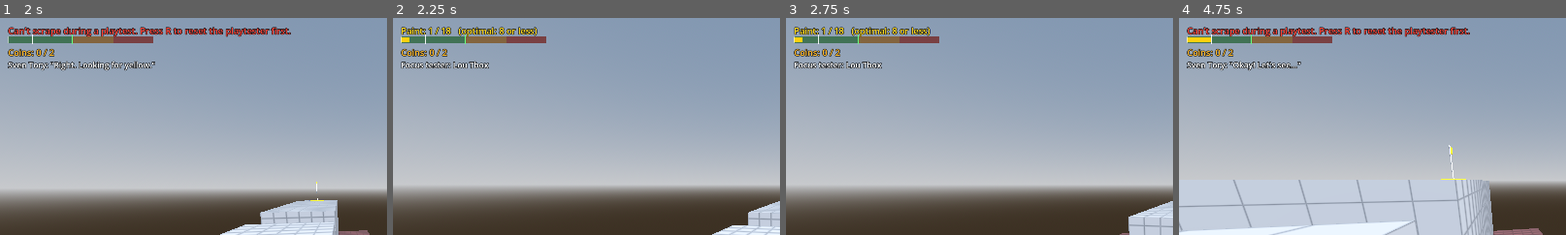
Above: before the commit, frames 1-4 (left to right).
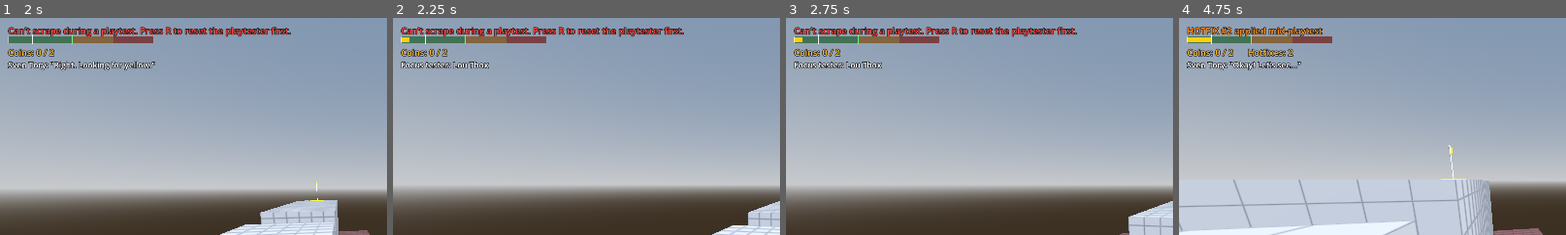
Above: after the commit, the same moments.

Repository: RSghr/yellow-paint
Game: Godot game, scene res://level_select.tscn
Same seed, same stepped clock (60 frames per second), same inputs: the game is played once before the commit and once after it.
Inputs (mouse positions are % of the whole screen's width and height, from its top left):
- Up to frame 1 (2 s): click "1. Onboarding not finished" at 0.5 s; tap Enter (start_test) at 1.25 s; move the mouse to (55, 50) at 1.27 s; hold W (move_forward) from 1.28 s (still down); hold Backspace (clear_paint) from 1.28 s (still down); tap Space (jump) at 1.52, 1.82 s; click (55, 50) at 1.55 s
- Up to frame 2 (2.25 s): keep holding W (move_forward); tap R (reset_runner) at 2 s; move the mouse to (45, 50) at 2.02 s; release Backspace (clear_paint) at 2.03 s; click (45, 50) at 2.1 s
- Up to frame 3 (2.75 s): keep holding W (move_forward); tap Space (jump) at 2.27, 2.57 s; right-click (45, 50) at 2.3 s
- Up to frame 4 (4.75 s): keep holding W (move_forward); tap R (reset_runner) at 2.75 s; move the mouse to (52, 48) at 2.77 s; hold Right mouse button (scrape) 2.78-3.53 s; click (52, 48) at 2.92 s; tap Enter (start_test) at 3.05, 3.6 s; move the mouse to (49, 52) at 3.52 s; click (49, 52) at 3.67 s; tap Space (jump) at 3.77, 3.8, 4.07 s; move the mouse to (57, 51) at 4.27 s; hold Space (jump) from 4.28 s (still down); click (57, 51) at 4.42 s; tap Backspace (clear_paint) at 4.55 s
The pictures show only the part of the screen within x 0-50%, y 0-50%; the shares and areas given below are measured in that part.

Frame 1 is identical in both runs. In frame 2, 2.0% of the frame differs, in the area x 2-76%, y 4-9%; in frame 3, 2.0%; in frame 4, 2.4%, in the area x 2-76%, y 4-18%.

Commit message:
Hotfixes: painting during a playtest is allowed but counted; coin-detour fix
Hotfixes
- Splats painted during a playtest are flagged as hotfixes. They cost 1 paint like any
  splat, flash "HOTFIX #n applied mid-playtest" on the HUD and show next to the coins.
- Score penalty: 0 hotfixes -> 0, 1-3 -> -1 star, 4+ -> -2 stars. Results list them.
- The tester reacts when it notices one ("Hey! The level just changed!") and there's a
  hotfix quote pool for the results when hotfixes cost the most stars.
- The count resets with R (painting between runs is normal planning).

Coin-detour fix
- After a detour (a coin, a button, a breakable), if it has nothing new to try, it walks
  back once to the furthest paint it reached and looks again from there ("Now, where was I?").
  Ordinary wandering doesn't trigger this (an earlier version did and kept walking back).

Tested headless: scoring table; full hotfix flow; detour case with vision limited so the next
step is only visible from the used ledge: new code finishes 3/4 via "back to where I left
off" (one lost-then-gambled run); all five levels' standard routes still pass.

Co-Authored-By: Claude Opus 5.5 <noreply@anthropic.com>
Claude-Session: https://claude.ai/code/session_01W5jG8cMnz72ugdxaP4H6QQ

Diff:
--- a/focus_group.gd
+++ b/focus_group.gd
@@ -66,12 +66,33 @@
 }
 
 
+## Said at the end when hotfixes (painting during the playtest) cost the most stars.
+## Key 1 = 1-3 hotfixes, 2 = 4 or more.
+const HOTFIX_QUOTES := {
+	1: [
+		"The level changed while I was playing it. Is that a feature?",
+		"Day-one patch? More like mid-run patch.",
+		"I'm pretty sure that yellow wasn't there a second ago.",
+		"Fun level. Slightly haunted. Paint kept appearing.",
+	],
+	2: [
+		"The floor kept rewriting itself. I've played early access games more stable than this.",
+		"Was someone painting behind me the whole time?",
+		"I didn't play the level. The level played me.",
+		"Every time I got stuck, yellow appeared. I don't feel like I earned anything.",
+	],
+}
+
+
 static func random_tester() -> String:
 	return TESTERS.pick_random()
 
 
 ## Pick a quote for a result from game.gd's score() (stars, paint_penalty, coin_penalty).
 static func quote_for(result: Dictionary) -> String:
+	var hotfix_penalty: int = result.get("hotfix_penalty", 0)
+	if hotfix_penalty > 0 and hotfix_penalty >= result.paint_penalty and hotfix_penalty >= result.coin_penalty:
+		return HOTFIX_QUOTES[hotfix_penalty].pick_random()
 	var lines = QUOTES[result.stars]
 	if lines is Dictionary:
 		lines = lines.paint if result.paint_penalty >= result.coin_penalty else lines.coins
--- a/game.gd
+++ b/game.gd
@@ -2,9 +2,10 @@
 ## The Game scene: loads the current Level (see Progress), then adds the playtester,
 ## the operator, paint, HUD and scoring around it.
 ##
-## Scoring: start at 5 stars, subtract a paint penalty and a coin penalty (minimum 1 star).
+## Scoring: start at 5 stars, subtract paint, coin and hotfix penalties (minimum 1 star).
 ##   Paint (optimal = level minimum + optimal_margin):  <= optimal: 0 | 1-5 over: -1 | 6-10 over: -2 | more: -3
 ##   Coins:  all: 0 | more than half: -1 | half or fewer: -2 | none: -3
+##   Hotfixes (splats painted DURING the playtest):  0: 0 | 1-3: -1 | 4+: -2
 ## The can holds optimal + limit_margin splats. Scraping refunds paint.
 
 const RUNNER_SCENE := preload("res://runner.tscn")
@@ -22,6 +23,7 @@
 var coins_collected := 0
 var _finished := false
 var _playtest_running := false  ## From Enter until R: scraping is locked so paint can't be recycled mid-run.
+var hotfixes := 0  ## Splats painted during this playtest run.
 var _out_of_paint_timer := 0.0
 var spectator: Camera3D
 var spectating := false
@@ -45,6 +47,7 @@
 	paint.paint_changed.connect(_update_paint_label)
 	paint.paint_denied.connect(_on_out_of_paint)
 	paint.scrape_denied.connect(_on_scrape_denied)
+	paint.splat_added.connect(_on_splat_added)
 	for coin in get_tree().get_nodes_in_group("coin"):
 		coin.collected.connect(_on_coin_collected)
 	_update_paint_label()
@@ -117,6 +120,7 @@
 		message_label.text = ""
 		_playtest_running = true
 		paint.scrape_locked = true
+		paint.hotfix_mode = true
 		runner.start()
 	elif event.is_action_pressed("reset_runner"):
 		_retry()
@@ -136,6 +140,8 @@
 	_finished = false
 	_playtest_running = false
 	paint.scrape_locked = false
+	paint.hotfix_mode = false
+	hotfixes = 0
 	message_label.text = ""
 	get_tree().call_group("resettable", "reset_state")  # Coins, doors, buttons, breakables.
 	coins_collected = 0
@@ -146,6 +152,8 @@
 
 func _update_paint_label() -> void:
 	paint_gauge.used = paint.splats_used
+	if _out_of_paint_timer > 0.0:
+		return  # A timed message (out of paint, hotfix...) is showing; _process restores the label after.
 	paint_label.remove_theme_color_override("font_color")
 	paint_label.add_theme_color_override("font_color", Color(1, 0.85, 0.1))
 	paint_label.text = "Paint: %d / %d   (optimal: %d or less)" % [paint.splats_used, paint_limit(), optimal_paint()]
@@ -181,10 +189,24 @@
 
 func _update_coin_label() -> void:
 	coin_label.text = "Coins: %d / %d" % [coins_collected, _coin_total()]
-
-
-## Returns {stars, paint_penalty, coin_penalty}.
-static func score(paint_used: int, optimal: int, coins: int, coin_total: int) -> Dictionary:
+	if hotfixes > 0:
+		coin_label.text += "      Hotfixes: %d" % hotfixes
+
+
+## Painting during a playtest is allowed, but it's a "hotfix": counted and called out.
+func _on_splat_added(mark: PaintMark) -> void:
+	if not mark.hotfix:
+		return
+	hotfixes += 1
+	_update_coin_label()
+	_out_of_paint_timer = 1.5  # Reuses the timed paint-label message.
+	paint_label.add_theme_color_override("font_color", Color(1, 0.55, 0.1))
+	paint_label.text = "HOTFIX #%d applied mid-playtest%s" % [hotfixes,
+		"" if hotfixes < 4 else "  (the focus group is starting to notice)"]
+
+
+## Returns {stars, paint_penalty, coin_penalty, hotfix_penalty}.
+static func score(paint_used: int, optimal: int, coins: int, coin_total: int, hotfix_count := 0) -> Dictionary:
 	var over := paint_used - optimal
 	var paint_penalty := 0
 	if over > 10:
@@ -201,10 +223,16 @@
 			coin_penalty = 2
 		else:
 			coin_penalty = 1
+	var hotfix_penalty := 0
+	if hotfix_count >= 4:
+		hotfix_penalty = 2
+	elif hotfix_count >= 1:
+		hotfix_penalty = 1
 	return {
-		stars = clampi(5 - paint_penalty - coin_penalty, 1, 5),
+		stars = clampi(5 - paint_penalty - coin_penalty - hotfix_penalty, 1, 5),
 		paint_penalty = paint_penalty,
 		coin_penalty = coin_penalty,
+		hotfix_penalty = hotfix_penalty,
 	}
 
 
@@ -214,18 +242,20 @@
 
 func _on_goal() -> void:
 	_finished = true
-	var result := score(paint.splats_used, optimal_paint(), coins_collected, _coin_total())
+	var result := score(paint.splats_used, optimal_paint(), coins_collected, _coin_total(), hotfixes)
 	var stars: int = result.stars
 	var new_best := Progress.record(Progress.current_path(), stars)
 	var paint_line := "Paint: %d  (optimal: %d or less)   %s" % [
 		paint.splats_used, optimal_paint(), "✓" if result.paint_penalty == 0 else "-%d★ immersion broken" % result.paint_penalty]
 	var coin_line := "Coins: %d / %d   %s" % [
 		coins_collected, _coin_total(), "✓" if result.coin_penalty == 0 else "-%d★" % result.coin_penalty]
+	var hotfix_line := "Hotfixes: %d   %s" % [hotfixes,
+		"✓" if result.hotfix_penalty == 0 else "-%d★ patched mid-playtest" % result.hotfix_penalty]
 	var review := "\"%s\"\n— %s, focus tester" % [FocusGroup.quote_for(result), runner.tester_name]
 	Sfx.play("goal", 0.0)
-	message_label.text = "LEVEL COMPLETE   %s%s\n%s\n%s\n%s\n\n%s" % [
+	message_label.text = "LEVEL COMPLETE   %s%s\n%s\n%s\n%s\n%s\n\n%s" % [
 		"★".repeat(stars) + "☆".repeat(5 - stars), "   NEW BEST!" if new_best else "",
-		paint_line, coin_line, review, _nav_hint()]
+		paint_line, coin_line, hotfix_line, review, _nav_hint()]
 
 
 func _on_died() -> void:
--- a/paint_manager.gd
+++ b/paint_manager.gd
@@ -4,6 +4,7 @@
 ## Splats on upward-facing surfaces become navigation points the AI runner will trust blindly.
 
 signal paint_changed
+signal splat_added(mark: PaintMark)
 signal paint_denied  ## Tried to paint with an empty can.
 signal scrape_denied  ## Tried to scrape while scraping is locked (during a playtest).
 
@@ -17,6 +18,9 @@
 
 ## While true, paint can still be added but not scraped or cleared (no refunds mid-playtest).
 var scrape_locked := false
+
+## True during a playtest: new splats are flagged as hotfixes.
+var hotfix_mode := false
 
 ## Splats currently "spent". Scraping refunds; paint lost to smashed planks or opened doors doesn't.
 var splats_used := 0
@@ -53,7 +57,9 @@
 	mark.stand_point = _safe_stand_point(hit_position) if is_nav else hit_position
 	if role == "interact":
 		mark.interact_point = host.interact_point(hit_position, hit_normal)
+	mark.hotfix = hotfix_mode
 	mark.build_visual(hit_normal, splat_texture if splat_texture else _get_splat_texture(), paint_color)
+	splat_added.emit(mark)
 	paint_changed.emit()
 	return mark
 
--- a/paint_mark.gd
+++ b/paint_mark.gd
@@ -8,7 +8,8 @@
 var role := "none"  ## "nav" (go here), "interact" (use this thing) or "none" (just paint on a wall).
 var host: Node = null  ## The interactable this paint is on, if any.
 var normal := Vector3.UP
-var interact_point := Vector3.ZERO  ## For "interact" paint: where to stand to use the host.
+var interact_point := Vector3.ZERO
+var hotfix := false  ## Painted during a playtest (a "hotfix"): counted separately in the score.  ## For "interact" paint: where to stand to use the host.
 
 
 func build_visual(normal: Vector3, texture: Texture2D, color := Color(1.0, 0.82, 0.05)) -> void:
--- a/runner.gd
+++ b/runner.gd
@@ -83,6 +83,7 @@
 var _explored: Array[Vector3] = []  ## Places it wandered to (for picking new directions).
 var _furthest := Vector3.INF  ## The most recent NEW paint spot it reached: its best progress so far.
 var _retrace_to := Vector3.INF  ## After a fall: head back to this spot before exploring again.
+var _detoured := false  ## Went off its route for a coin or to use something: may need to return to _furthest.
 var _wanders := 0
 var _home_y := 0.0  ## Height of the last trusted ground; wandering stays near it.
 var _rethink := false  ## Something new was noticed; reconsider the plan at the next chance.
@@ -155,6 +156,7 @@
 	_explored.clear()
 	_furthest = Vector3.INF
 	_retrace_to = Vector3.INF
+	_detoured = false
 	_coin_attention.clear()
 	_seen_coins.clear()
 	_choices.clear()
@@ -445,6 +447,7 @@
 
 func _start_interacting(step: Dictionary) -> void:
 	_task = step
+	_detoured = true
 	state = State.INTERACTING
 	_timer = 0.0
 	_scan_duration = step.host.interact_duration()
@@ -471,6 +474,7 @@
 		_start_interacting(step)
 		return
 	if step.get("kind", "") == "coin":
+		_detoured = true
 		say(["Shiny!", "Ooh, a coin!", "Coin get."].pick_random(), true)
 	if step.get("paint", false):
 		_record_visit(step.pos)
@@ -652,6 +656,9 @@
 		return
 	if mark.role in ["interact", "nav"]:
 		_lost_time = 0.0
+	if mark.hotfix and state not in [State.WAITING, State.CELEBRATING]:
+		say(["Was that there a second ago?", "Hey! The level just changed!", "Is someone patching this live?",
+			"New yellow? Did I miss a patch note?", "Okay, who's painting behind my back?"].pick_random(), true)
 	if mark.role == "interact":
 		_rethink = true
 		_look_at(mark.global_position, 0.8)
@@ -828,7 +835,19 @@
 		if score > best_score:
 			best_score = score
 			best = i
-	return best
+	if best != -1:
+		return best
+
+	# Nothing new to try, but it left its route for a coin or to use something:
+	# go back to the furthest spot it had reached and look again from there.
+	# (Ordinary wandering doesn't count, or it would keep walking back instead of exploring.)
+	if _detoured and _furthest != Vector3.INF and feet().distance_to(_furthest) > 1.5:
+		for i in nodes.size():
+			if kinds[i] == "paint" and dist[i] < INF and nodes[i].distance_to(_furthest) < 1.0:
+				say(["Now, where was I?", "Back to where I left off.", "Detour done. Back on track."].pick_random(), true)
+				_detoured = false  # One trip back; if that doesn't help, it explores as usual.
+				return i
+	return -1
 
 
 ## Any paint spot it's standing on counts as visited, even if it got there by accident.
@@ -844,6 +863,9 @@
 	if not _is_visited(pos):
 		_visited.append(pos)
 		_furthest = pos
+		_detoured = false  # New progress: whatever detour it took is behind it.
+	elif pos.distance_to(_furthest) < 1.0:
+		_detoured = false  # Back where it left off.
 	if _retrace_to != Vector3.INF and pos.distance_to(_retrace_to) < 1.0:
 		_retrace_to = Vector3.INF
 		say(["Back where I was. Now, onwards.", "Right, I remember this bit."].pick_random())
Not shown, changed: CLAUDE.md
